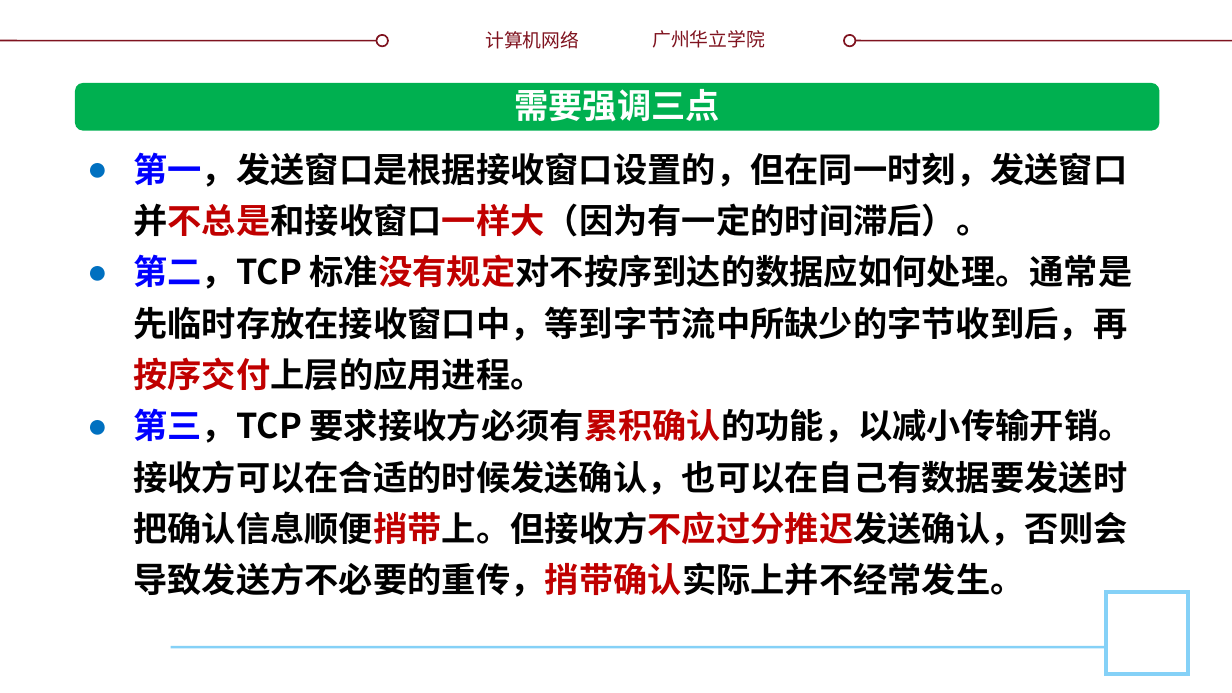
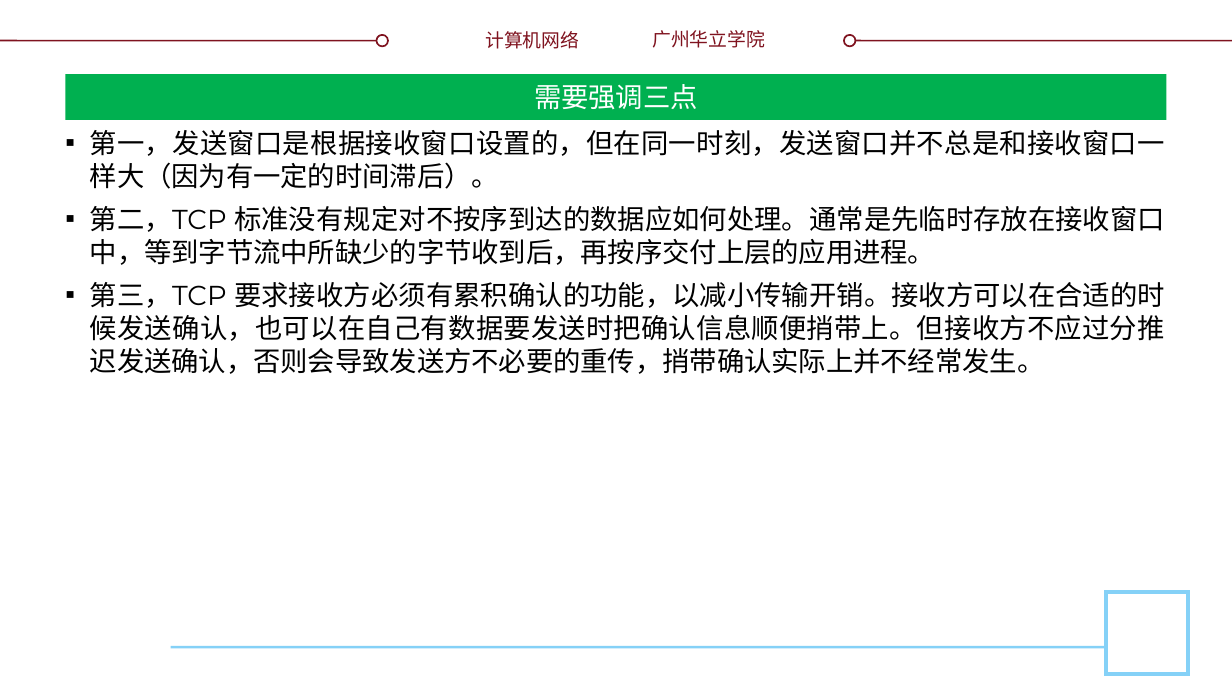
Before and after one commit to glplaman/glplaman.github.io, a slide deck: slide 111 of network/ppt/chap5.pptx (slide 109 before the commit). Drawn at 1232x693 pixels with LibreOffice and Linux fonts; fonts in the diff are those of the drawing; background and template pictures are left out. Boxes give left, top, right and bottom in pixels: in the first picture for what was removed or moved away, otherwise in the second. Text is boxed around its words. In the diff, an @@ line names an element or a change of style, - is before the commit and + after.

```diff
--- a/network/ppt/chap5.pptx
+++ b/network/ppt/chap5.pptx
@@ title "需要强调三点": place and size @@
-title "需要强调三点" at (514,89,720,122)
+title "需要强调三点" at (65,74,1167,120)
@@ title "需要强调三点" at (65,74,1167,120): size 20 to 16 pt, font Noto Sans CJK SC to Montserrat, bold off; vertical alignment top to middle; fill none to #00B050 @@
@@ rounded rectangle removed at (75,83,1159,131) @@
@@ text "第一，发送窗口是根据接收窗口设置的，但在同一时刻，发送窗口并不总是和接收窗口一样大（因为有一定的时间滞后）。": place and size @@
-text "第一，发送窗口是根据接收窗口设置的，但在同一时刻，发送窗口并不总是和接收窗口一样大（因为有一定的时间滞后）。" at (133,152,1133,597)
+text "第一，发送窗口是根据接收窗口设置的，但在同一时刻，发送窗口并不总是和接收窗口一样大（因为有一定的时间滞后）。" at (90,130,1165,374)
@@ text "第一，发送窗口是根据接收窗口设置的，但在同一时刻，发送窗口并不总是和接收窗口一样大（因为有一定的时间滞后）。" at (90,130,1165,374): size 20 to 16 pt, font Noto Sans CJK SC to Montserrat, bold off; text colour #0000FF to #000000 in "第一，发送窗口是根据接收窗口设置的，但在同一时刻，发送窗口并不总是和接收窗口一样大（因为有一定的时间滞后）。", "第二，TCP", "第三，TCP"; text colour #C00000 to #000000 in "第一，发送窗口是根据接收窗口设置的，但在同一时刻，发送窗口并不总是和接收窗口一样大（因为有一定的时间滞后）。", "标准没有规定对不按序到达的数据应如何处理。通常是先临时存放在接收窗口中，等到字节流中所缺少的字节收到后，再按序交付上层的 ...", "要求接收方必须有累积确认的功能，以减小传输开销。接收方可以在合适的时候发送确认，也可以在自己有数据要发送时把确认信息顺便 ..."; alignment left to justified; bullet ● to ▪; line spacing 30pt to 1; more space between paragraphs @@
```
Also in this commit, not shown: 17 other slides changed, 3 slides added, 10 other files.
